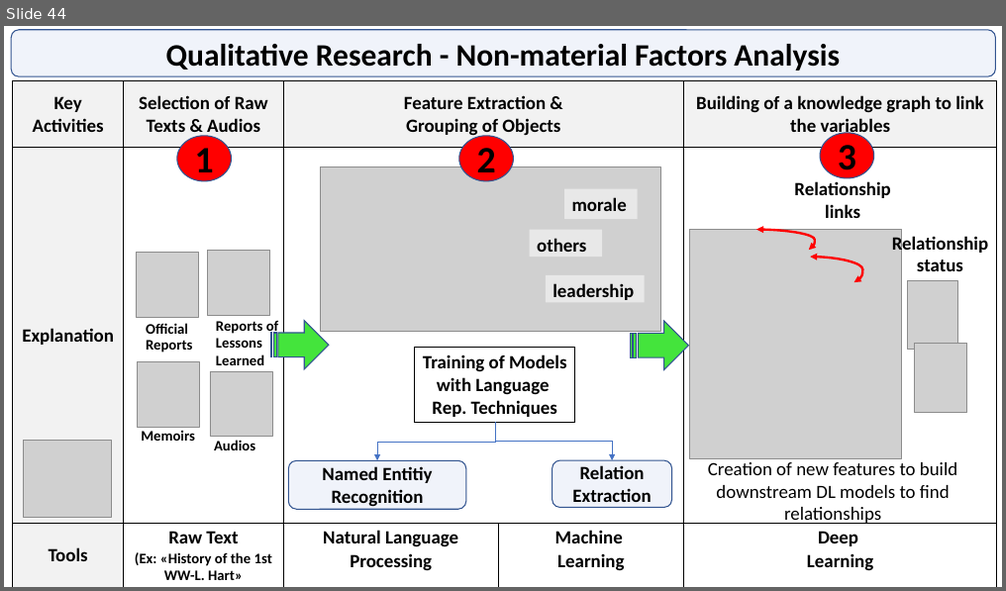
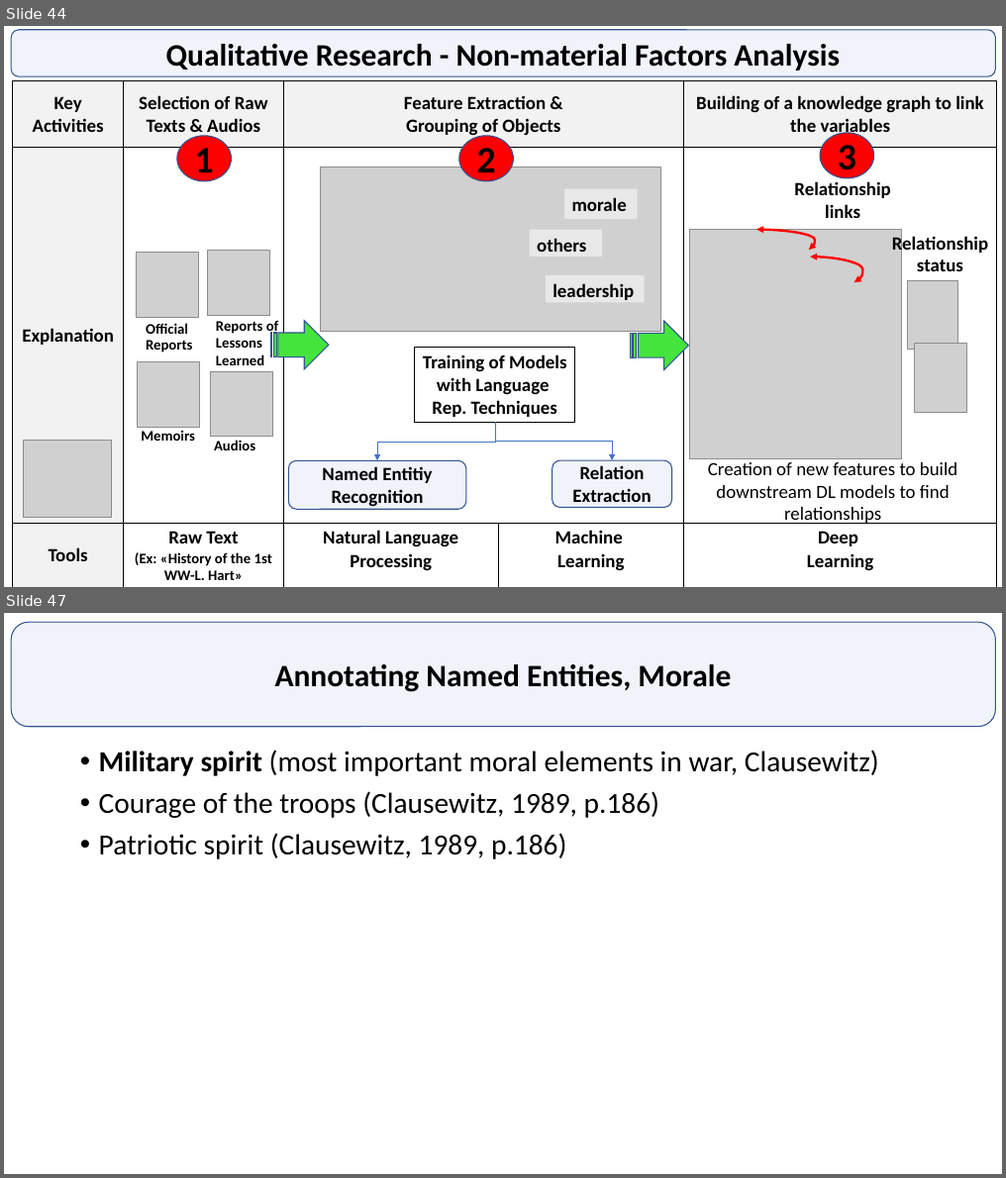
Before and after one commit to GurkanGitHub/PhD, a slide deck: PhD Discussion.pptx. Shown one above the other, each under a label of ours: slide 44 before the commit, slides 44 and 47 after it; the slides between them are not shown. The pictures are 1006x591 and 1006x1178 pixels, drawn with LibreOffice and Linux fonts; fonts in the diff are those of the drawing; grey boxes stand for pictures. Boxes give left, top, right and bottom in pixels: in the first picture for what was removed or moved away, otherwise in the second. Text is boxed around its words. In the diff, an @@ line names an element or a change of style, - is before the commit and + after.

```diff
--- a/PhD Discussion.pptx
+++ b/PhD Discussion.pptx
@@ slide 47 added at box(4, 613, 1002, 1174), background #FFFFFF @@
@@ rounded rectangle added at box(12, 622, 996, 727), fill #4472C4 at 8% opacity, outline #325491 1 pt, 30 pt, text #000000, bold @@
+Annotating Named Entities, Morale
@@ text added at box(99, 750, 879, 860), 28 pt, text #000000 @@
+• Military spirit (most important moral elements in war, Clausewitz)
+• Courage of the troops (Clausewitz, 1989, p.186)
+• Patriotic spirit (Clausewitz, 1989, p.186)
```
Also in this commit, not shown: 1 slide changed, 1 other slide added, 5 other files.
